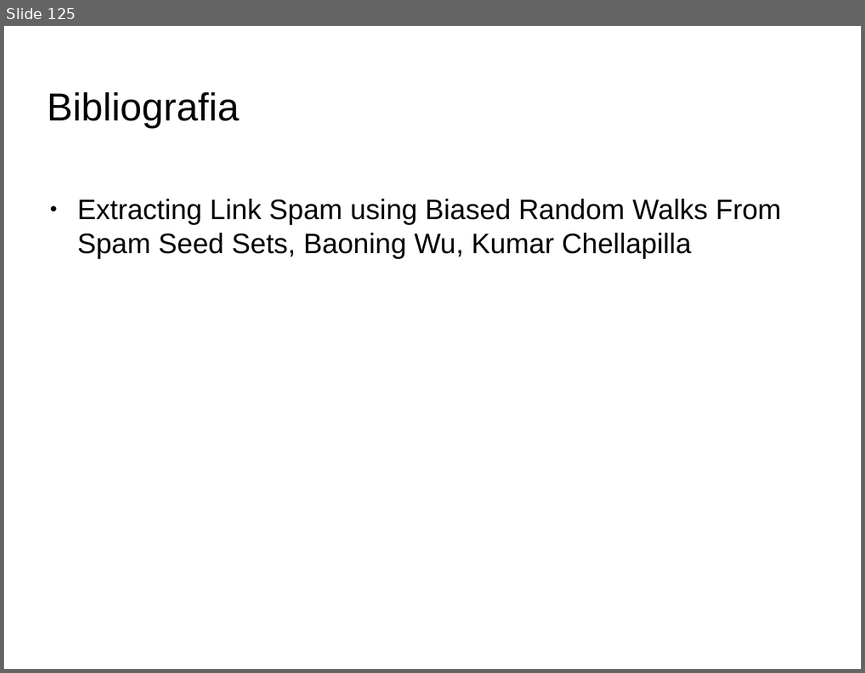
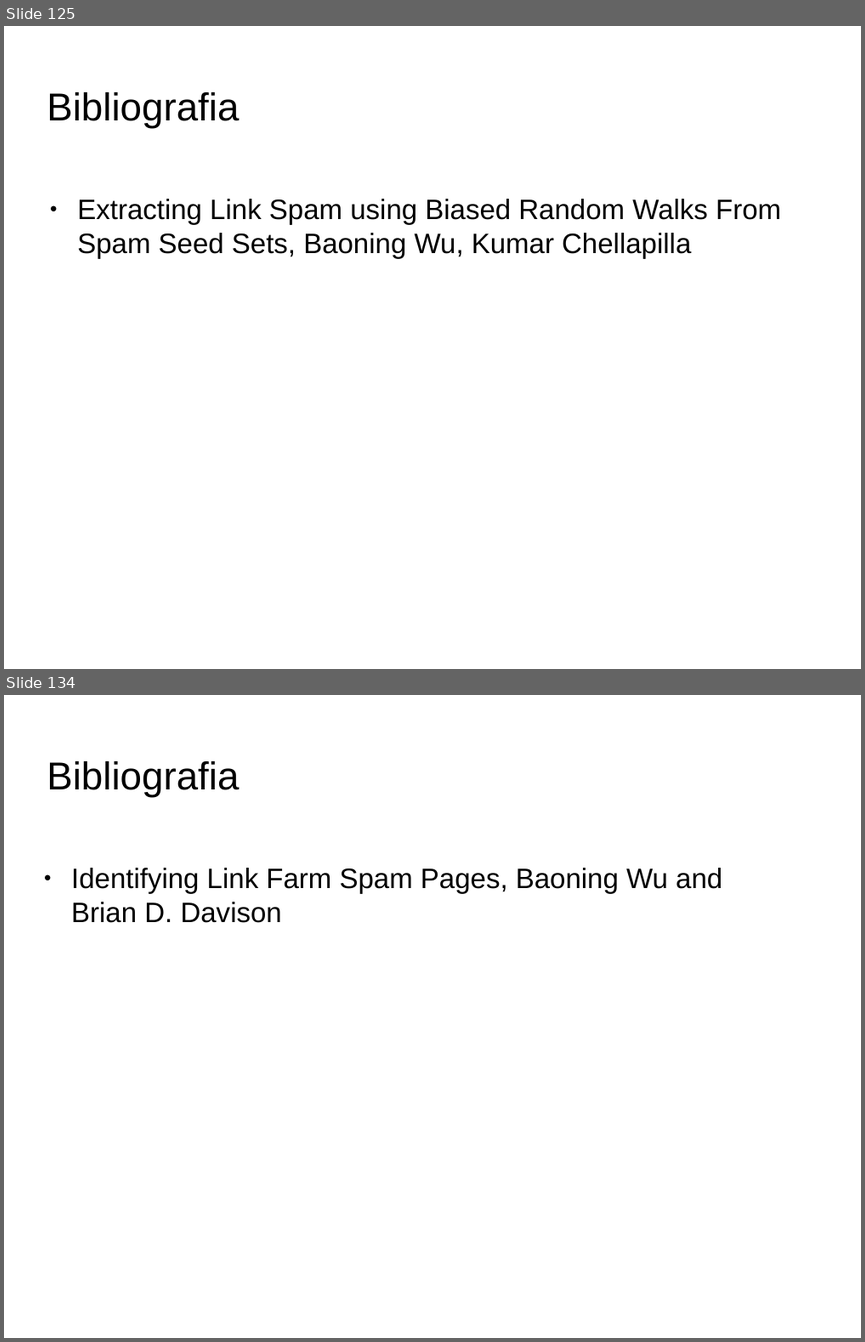
Before and after one commit to Toolanto/presentation, a slide deck: presentazione.odp. Shown one above the other, each under a label of ours: slide 125 before the commit, slides 125 and 134 after it; the slides between them are not shown. The pictures are 865x673 and 865x1342 pixels, drawn with LibreOffice and Linux fonts; fonts in the diff are those of the drawing; background and template pictures are left out. Boxes give left, top, right and bottom in pixels: in the first picture for what was removed or moved away, otherwise in the second. Text is boxed around its words. In the diff, an @@ line names an element or a change of style, - is before the commit and + after.

```diff
--- a/presentazione.odp
+++ b/presentazione.odp
@@ slide 134 added at <box>4,695,861,1338</box>, background picture (left out) @@
@@ title added at <box>46,761,239,798</box>, 36 pt, text #000000 @@
+Bibliografia
@@ text added at <box>71,868,722,923</box>, 26 pt, text #000000 @@
+● Identifying Link Farm Spam Pages, Baoning Wu and Brian D. Davison
```
Also in this commit, not shown: 1 slide changed, 52 other slides added.
